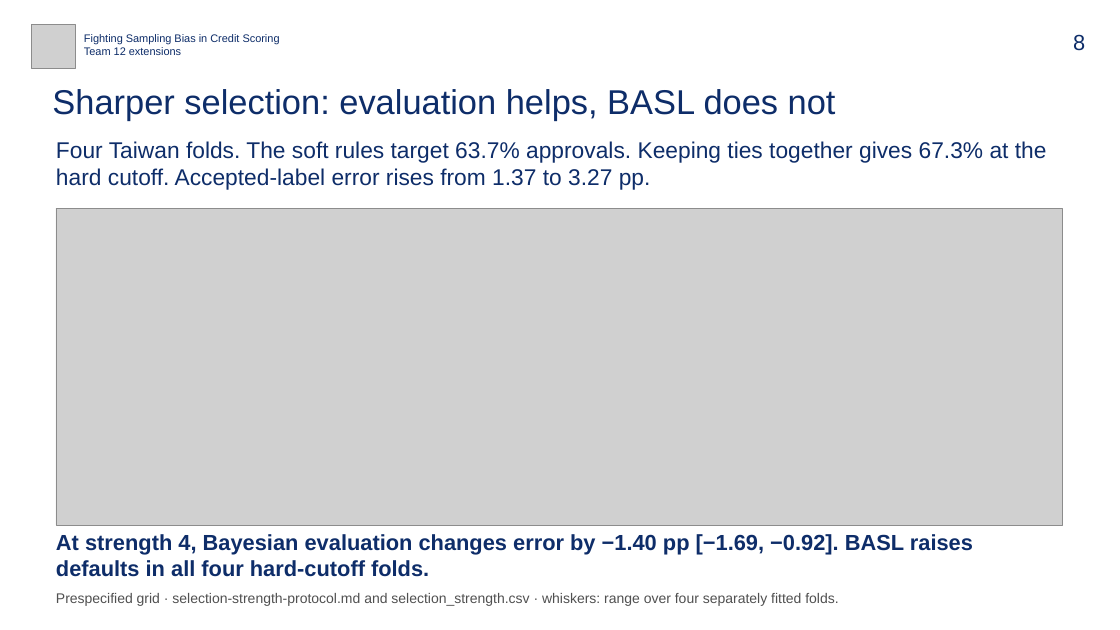
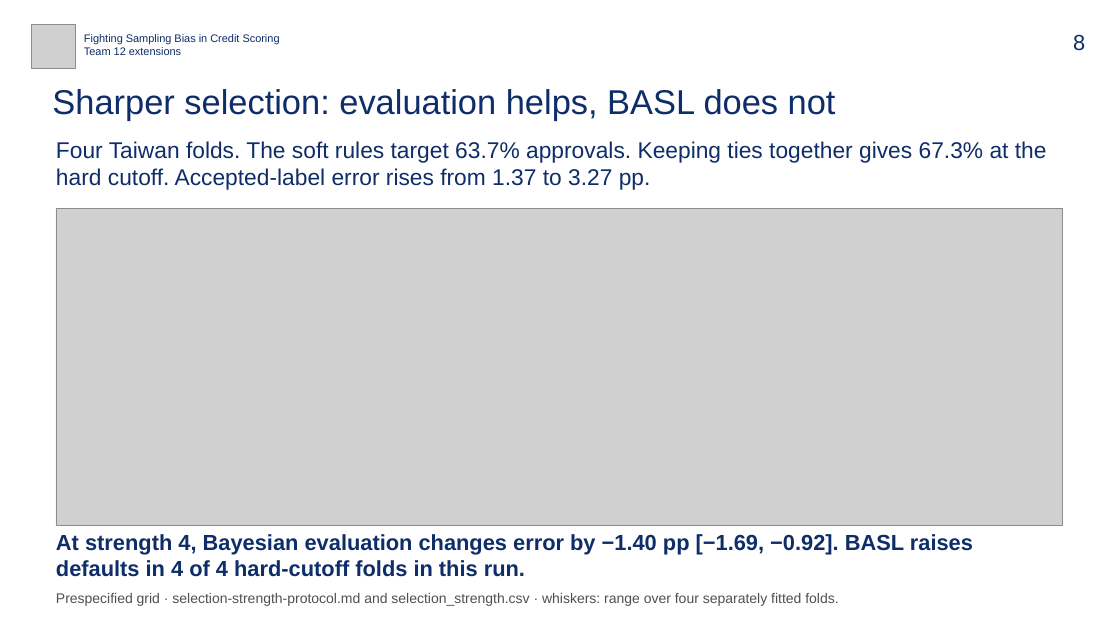
Before and after one commit to bigpurota/paper11, a slide deck: slide 8 of slides/paper11.pptx. Drawn at 1120x630 pixels with LibreOffice and Linux fonts; fonts in the diff are those of the drawing; grey boxes stand for pictures. Boxes give left, top, right and bottom in pixels: in the first picture for what was removed or moved away, otherwise in the second. Text is boxed around its words. In the diff, an @@ line names an element or a change of style, - is before the commit and + after.

```diff
--- a/slides/paper11.pptx
+++ b/slides/paper11.pptx
@@ text at box(56, 534, 973, 577): text changed @@
-At strength 4, Bayesian evaluation changes error by −1.40 pp [−1.69, −0.92]. BASL raises defaults in all four hard-cutoff folds.
+At strength 4, Bayesian evaluation changes error by −1.40 pp [−1.69, −0.92]. BASL raises defaults in 4 of 4 hard-cutoff folds in this run.
```
Also in this commit, not shown: 3 other slides changed, 21 other files.
